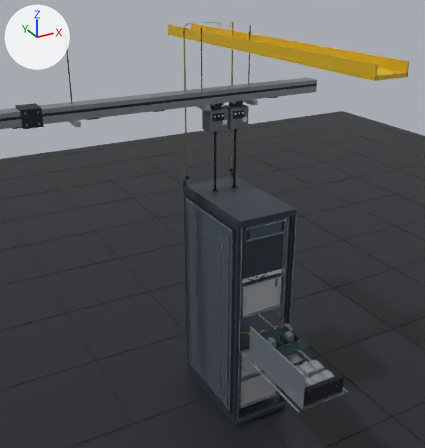
What one commit did to the glTF model public/models/compute-rack-h100.glb.
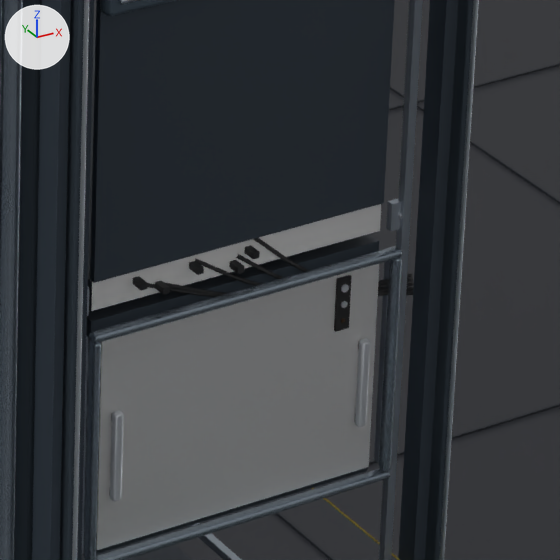
Each version is shown from a camera (50 mm lens) standing at (-2.762, -4.518, 4.297) and looking at (-0.298, -0.037, 2.057), then close up on the part from 54% to 72% of the width and 54% to 71% of the height. Arrows for +X, +Y and +Z are at upper left; the lights stay in place. The last two pictures show the newer version. Where no turn or scale is listed for an object, it has been applied to the vertices. Vertices at exactly the same position are counted once.

Script lines for the objects in view, before the commit:
```python
me_mesh_15 = bpy.data.meshes.new('Mesh_15')
me_mesh_15.from_pydata(...)  # 160 vertices, 312 faces; spans x -0.31..0.22, y -0.53..0.53, z 0.0..2.25
me_mesh_15.materials.append(mat_physical_15)  # dark blue #3b4651
me_mesh_22 = bpy.data.meshes.new('Mesh_22')
me_mesh_22.from_pydata(...)  # 1728 vertices, 3344 faces; spans x -0.29..0.29, y -0.52..-0.47, z 0.09..2.16
me_mesh_22.materials.append(mat_physical_22)  # light grey #c7ccd2
me_mesh_27 = bpy.data.meshes.new('Mesh_27')
me_mesh_27.from_pydata(...)  # 1145 vertices, 2220 faces; spans x -0.16..0.278, y -0.485..-0.463, z 1.501..1.65
me_mesh_27.materials.append(mat_management_patch_lead)  # black #15171a
ob_reference_rack_h100_0015 = bpy.data.objects.new('REFERENCE_rack-h100_0015', me_mesh_15)
ob_reference_rack_h100_0015.location = (0.0, 0.0, 0.0)
ob_reference_rack_h100_0022 = bpy.data.objects.new('REFERENCE_rack-h100_0022', me_mesh_22)
ob_reference_rack_h100_0022.location = (0.0, 0.0, 0.0)
ob_reference_rack_h100_0027 = bpy.data.objects.new('REFERENCE_rack-h100_0027', me_mesh_27)
ob_reference_rack_h100_0027.location = (0.0, 0.0, 0.0)
# also in view: 'REFERENCE_rack-h100_0000' at (0.0, 0.0, 0.0); 'REFERENCE_rack-h100_0003' at (0.0, -0.215, 1.627); 'REFERENCE_rack-h100_0021' at (-0.665, 0.0, 1.676); 'REFERENCE_rack-h100_0020' at (0.0, 0.0, 1.9); 'Blender hardware Hero deep service recess' at (-0.061, -0.006, 1.15)
```
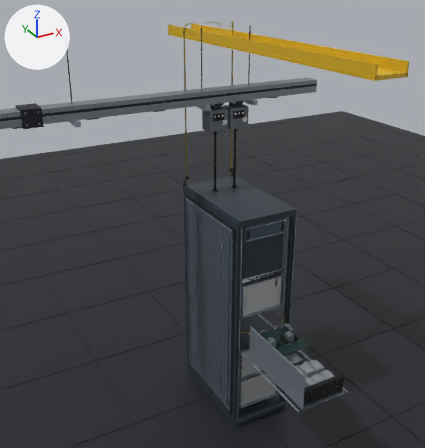
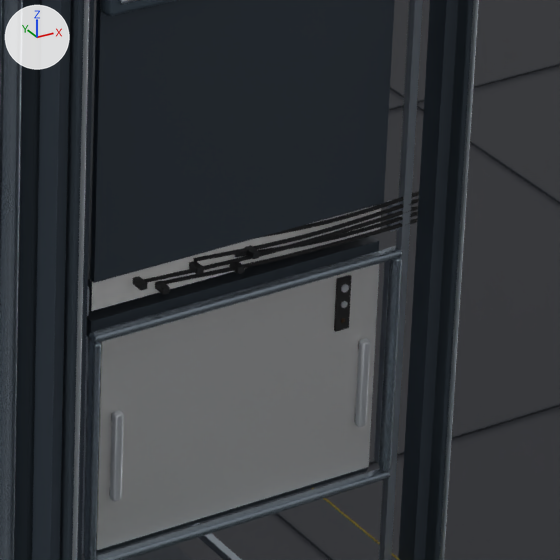
Location of each change, (x1, y1, x2, y2) in pixels of the close-ups (560 x 560 px):
```json
{"object": "REFERENCE_rack-h100_0027", "change": "reshaped", "before": [133, 238, 414, 297], "after": [133, 191, 419, 295]}
{"part": 1, "of": "me_mesh_27", "change": "added", "after": [143, 206, 418, 283]}
{"part": 2, "of": "me_mesh_27", "change": "added", "after": [234, 211, 418, 257]}
{"part": 3, "of": "me_mesh_27", "change": "added", "after": [259, 191, 419, 238]}
{"part": 4, "of": "me_mesh_27", "change": "reshaped", "before": [147, 238, 414, 297], "after": [163, 198, 419, 284]}
```

Edits to the scene script, one JSON object a line:
```json
{"block": "me_mesh_27", "where": "# used by ob_reference_rack_h100_0027; location = (0.0, 0.0, 0.0)"}
{"op": "remove", "block": "me_mesh_27", "code": "me_mesh_27.from_pydata(...)  # 1145 vertices, 2220 faces; spans x -0.16..0.278, y -0.485..-0.463, z 1.501..1.65"}
{"op": "add", "block": "me_mesh_27", "code": "me_mesh_27.from_pydata(...)  # 1060 vertices, 2050 faces; spans x -0.16..0.269, y -0.485..-0.463, z 1.608..1.658"}
{"block": "me_mesh_27", "change": "me_mesh_27 part 1: a new loose piece of 255 vertices spanning x -0.155..0.269, y -0.482..-0.463, z 1.622..1.637, in mat_management_patch_lead (black #15171a)"}
{"block": "me_mesh_27", "change": "me_mesh_27 part 2: a new loose piece of 170 vertices spanning x -0.008..0.269, y -0.482..-0.463, z 1.617..1.632, in mat_management_patch_lead (black #15171a)"}
{"block": "me_mesh_27", "change": "me_mesh_27 part 3: a new loose piece of 155 vertices spanning x 0.014..0.269, y -0.482..-0.463, z 1.643..1.658, in mat_management_patch_lead (black #15171a)"}
{"block": "me_mesh_27", "change": "me_mesh_27 part 4: 1 vertex moved within x -0.07, y -0.466, z 1.637; 1101 vertices removed from x -0.157..0.278, y -0.478..-0.463, z 1.501..1.65; 436 vertices added at x -0.121..0.269, y -0.482..-0.463, z 1.608..1.648"}
```
